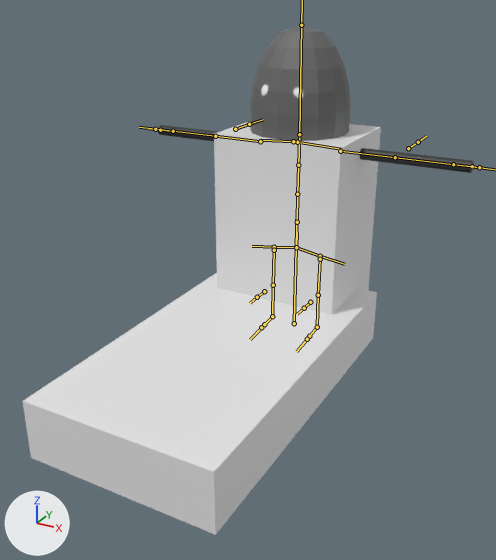
Before and after pictures for a commit that changed the FBX model data/player/fbx/player.fbx.
Both versions are drawn from a camera (50 mm lens) standing at (2.61, -5.71, 3.26) and looking at (0.17, -1.28, 1.05). The axes (+X, +Y, +Z) are drawn at lower left. The lights are the same throughout. The bones that bend it are drawn over the model as lines.

The first picture shows 'CollDown', 'CollSit', 'body'.
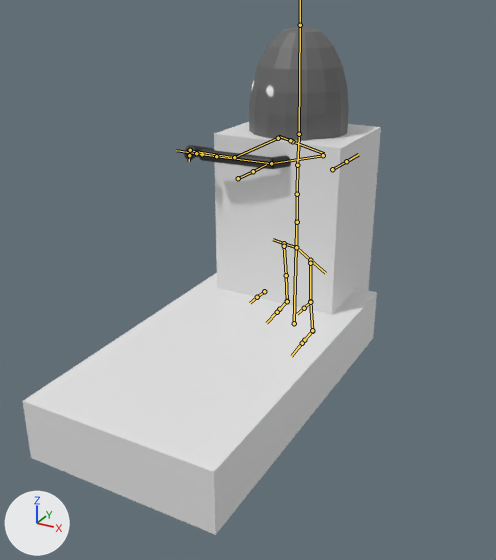
The newer file adds an action. The first version stands in its rest pose; the second is drawn at frame 2 of the action 'armature|08_LeverOn'.

What differs and where, as boxes [x1, y1, x2, y2] in the pictures (496 x 560 px):
'body', posed (48% narrower): before [158, 25, 474, 173]; after [184, 25, 349, 169]
bone 'spine', root to tip: before (296, 247) to (297, 232); after (296, 247) to (296, 232)
bone 'upper_arm.L', root to tip: before (340, 151) to (395, 157); after (323, 155) to (271, 163)
bone 'forearm.L', root to tip: before (395, 157) to (453, 164); after (271, 163) to (216, 156)
bone 'hand.L', root to tip: before (453, 164) to (472, 166); after (216, 156) to (202, 154)
bone 'upper_arm.R', root to tip: before (260, 141) to (215, 136); after (278, 138) to (234, 157)
bone 'forearm.R', root to tip: before (215, 136) to (173, 131); after (234, 157) to (190, 150)
bone 'hand.R', root to tip: before (173, 131) to (160, 130); after (190, 150) to (190, 154)
bone 'thigh.L', root to tip: before (320, 259) to (318, 295); after (310, 263) to (310, 301)
bone 'shin.L', root to tip: before (318, 295) to (317, 327); after (310, 301) to (312, 331)
bone 'foot.L', root to tip: before (317, 327) to (309, 336); after (312, 331) to (304, 340)
bone 'thigh.R', root to tip: before (274, 250) to (273, 285); after (284, 246) to (286, 275)
bone 'foot.R', root to tip: before (272, 316) to (264, 324); after (287, 301) to (279, 309)

What changed in the scene script:
```text
Change bone_spine:
    where bone_spine = bpy.data.objects['armature'].pose.bones['spine']  # child of 'root'
    bone_spine.rotation_quaternion: (1.0, 0.0, 0.0, 0.0) -> (0.956, 0.0, -0.294, 0.003)  # degrees (0, 0, 0) -> degrees (0, -34, 0)
Change bone_upper_arm_l:
    where bone_upper_arm_l = bpy.data.objects['armature'].pose.bones['upper_arm.L']  # child of 'shoulder.L'
    bone_upper_arm_l.rotation_quaternion: (1.0, 0.0, 0.0, 0.0) -> (0.69, 0.723, -0.026, 0.007)  # degrees (0, 0, 0) -> degrees (93, -3, -2)
Change bone_forearm_l:
    where bone_forearm_l = bpy.data.objects['armature'].pose.bones['forearm.L']  # child of 'upper_arm.L'
    bone_forearm_l.rotation_quaternion: (1.0, 0.0, 0.0, 0.0) -> (0.928, 0.371, 0.0, -0.033)  # degrees (0, 0, 0) -> degrees (44, 1, -4)
Change bone_hand_l:
    where bone_hand_l = bpy.data.objects['armature'].pose.bones['hand.L']  # child of 'forearm.L'
    bone_hand_l.rotation_quaternion: (1.0, 0.0, 0.0, 0.0) -> (0.995, 0.083, 0.056, -0.03)  # degrees (0, 0, 0) -> degrees (9, 7, -3)
Change bone_upper_arm_r:
    where bone_upper_arm_r = bpy.data.objects['armature'].pose.bones['upper_arm.R']  # child of 'shoulder.R'
    bone_upper_arm_r.rotation_quaternion: (1.0, 0.0, 0.0, 0.0) -> (0.57, 0.529, 0.376, 0.504)  # degrees (0, 0, 0) -> degrees (81, -6, 78)
Change bone_forearm_r:
    where bone_forearm_r = bpy.data.objects['armature'].pose.bones['forearm.R']  # child of 'upper_arm.R'
    bone_forearm_r.rotation_quaternion: (1.0, 0.0, 0.0, 0.0) -> (0.966, 0.259, 0.0, 0.027)  # degrees (0, 0, 0) -> degrees (30, -1, 3)
Change bone_hand_r:
    where bone_hand_r = bpy.data.objects['armature'].pose.bones['hand.R']  # child of 'forearm.R'
    bone_hand_r.rotation_quaternion: (1.0, 0.0, 0.0, 0.0) -> (0.693, 0.254, -0.526, 0.421)  # degrees (0, 0, 0) -> degrees (-16, -71, 74)
Change bone_thigh_l:
    where bone_thigh_l = bpy.data.objects['armature'].pose.bones['thigh.L']  # child of 'spine'
    bone_thigh_l.rotation_quaternion: (1.0, 0.0, 0.0, 0.0) -> (0.906, -0.054, -0.415, -0.069)  # degrees (0, 0, 0) -> degrees (-4, -49, -7)
Change bone_shin_l:
    where bone_shin_l = bpy.data.objects['armature'].pose.bones['shin.L']  # child of 'thigh.L'
    bone_shin_l.rotation_quaternion: (1.0, 0.0, 0.0, 0.0) -> (0.986, 0.168, 0.0, 0.011)  # degrees (0, 0, 0) -> degrees (19, 0, 1)
Change bone_foot_l:
    where bone_foot_l = bpy.data.objects['armature'].pose.bones['foot.L']  # child of 'shin.L'
    bone_foot_l.rotation_quaternion: (1.0, 0.0, 0.0, 0.0) -> (0.986, -0.047, -0.001, 0.161)  # degrees (0, 0, 0) -> degrees (-5, 1, 18)
Change bone_thigh_r:
    where bone_thigh_r = bpy.data.objects['armature'].pose.bones['thigh.R']  # child of 'spine'
    bone_thigh_r.rotation_quaternion: (1.0, 0.0, 0.0, 0.0) -> (0.952, 0.129, -0.266, 0.074)  # degrees (0, 0, 0) -> degrees (14, -32, 5)
Change bone_foot_r:
    where bone_foot_r = bpy.data.objects['armature'].pose.bones['foot.R']  # child of 'shin.R'
    bone_foot_r.rotation_quaternion: (1.0, 0.0, 0.0, 0.0) -> (0.991, -0.113, 0.035, -0.07)  # degrees (0, 0, 0) -> degrees (-13, 3, -8)
```
